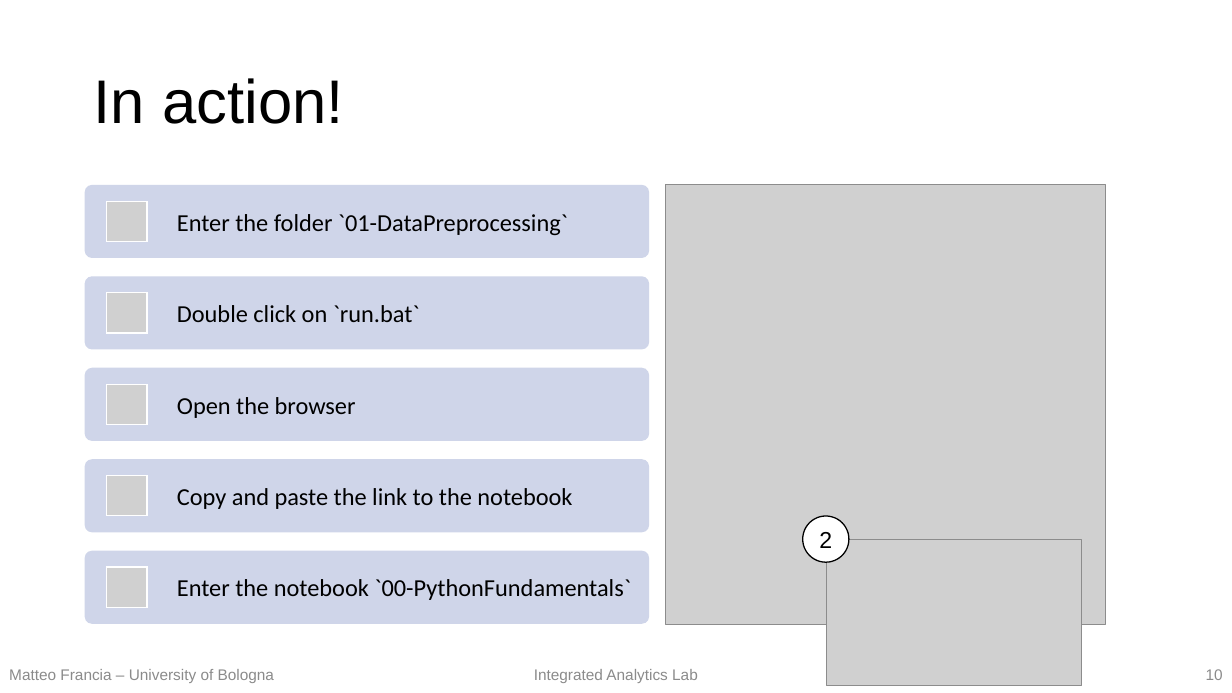
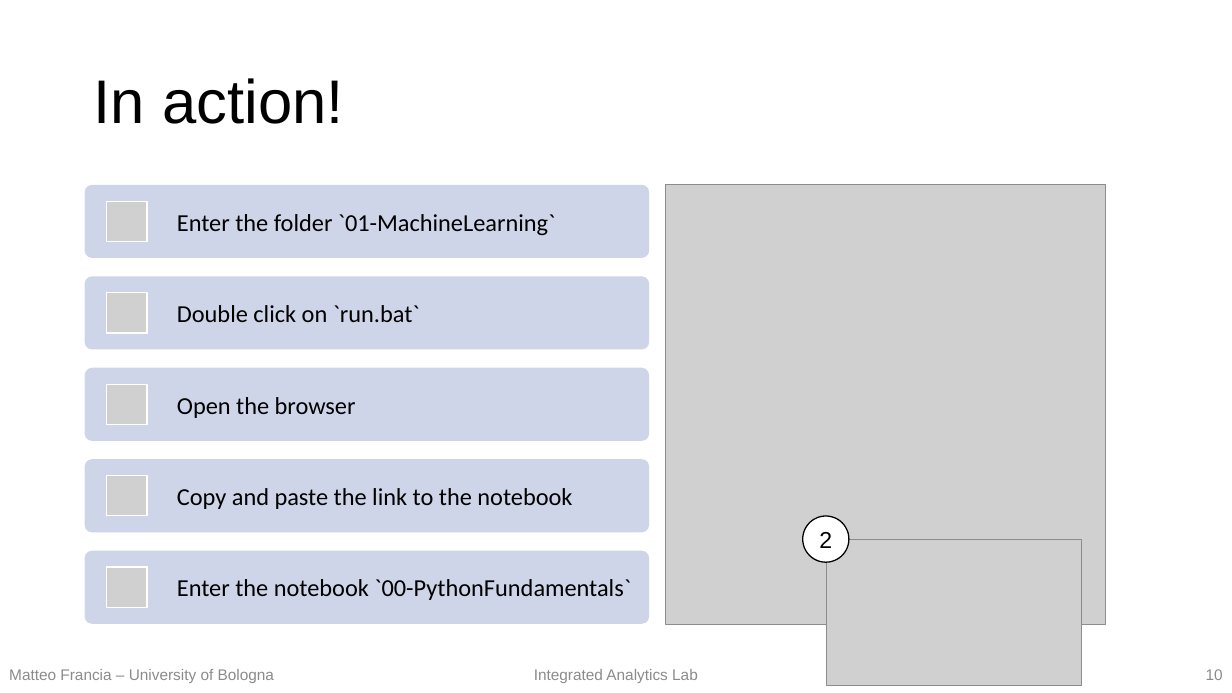
Before and after one commit to w4bo/teaching-handsondatapipelines, a slide deck: slide 10 of 01-MachineLearning/01-slides.pptx. Drawn at 1232x693 pixels with LibreOffice and Linux fonts; fonts in the diff are those of the drawing; grey boxes stand for pictures. Boxes give left, top, right and bottom in pixels: in the first picture for what was removed or moved away, otherwise in the second. Text is boxed around its words. In the diff, an @@ line names an element or a change of style, - is before the commit and + after.

```diff
--- a/01-MachineLearning/01-slides.pptx
+++ b/01-MachineLearning/01-slides.pptx
@@ text at [177,214,555,235]: text changed @@
-Enter the folder `01-DataPreprocessing`
+Enter the folder `01-MachineLearning`
```
Also in this commit, not shown: 25 other slides changed, 1 slide added, 1 slide removed, 1 other file.
